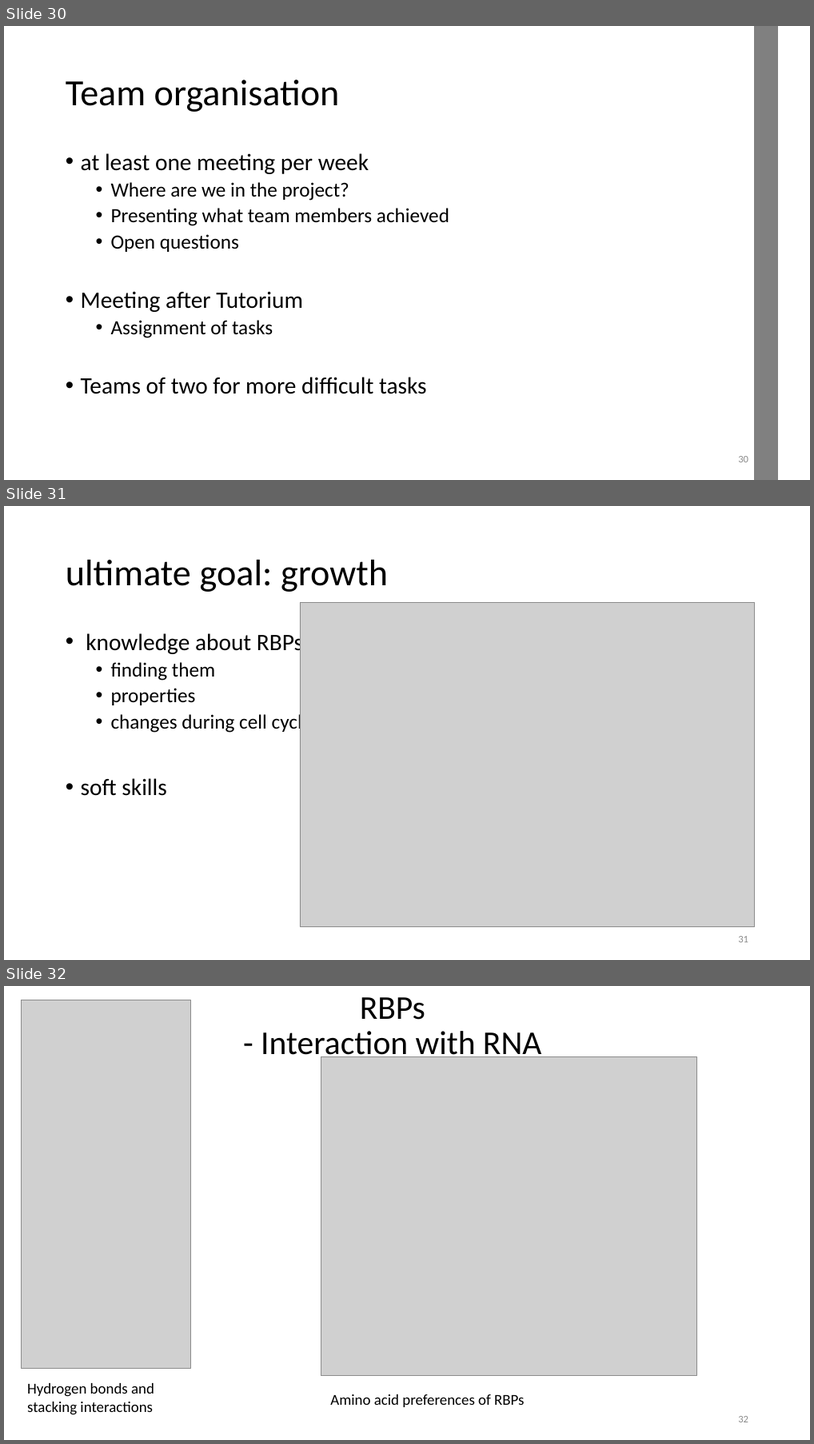
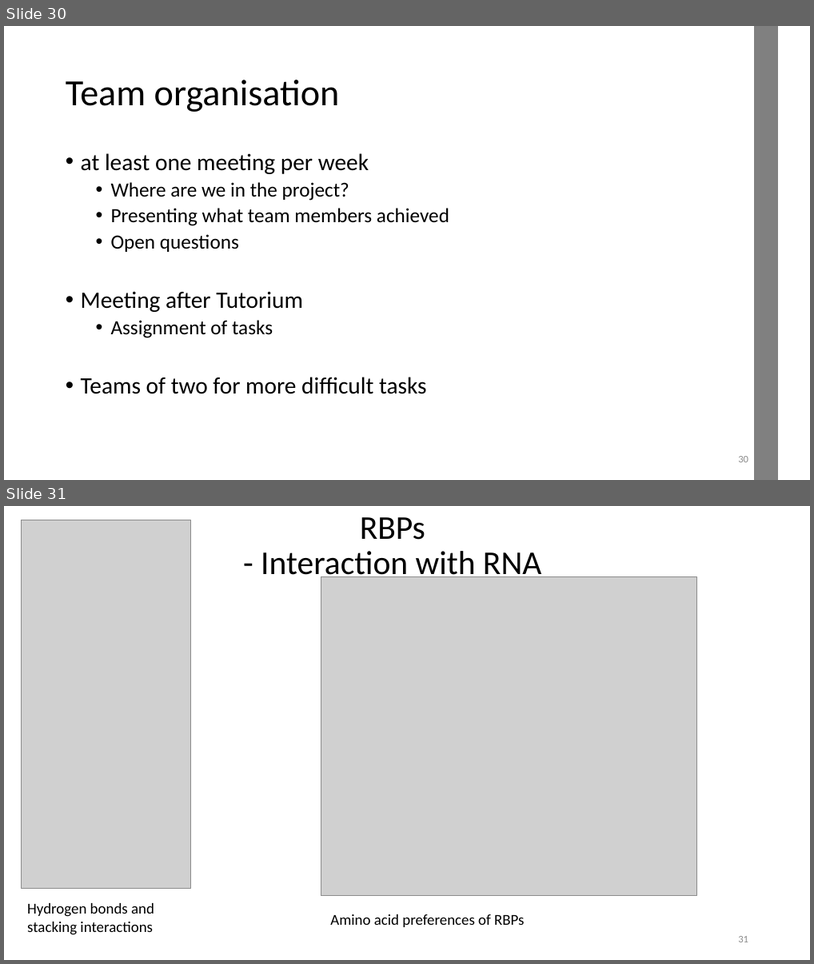
Before and after one commit to datascience-mobi-2022/2022-topic-03-team-05, a slide deck: Project Proposal_temporary draft.pptx. Shown one above the other, each under a label of ours: slides 30, 31 and 32 before the commit, slides 30 and 31 after it. The pictures are 814x1444 and 814x964 pixels, drawn with LibreOffice and Linux fonts; fonts in the diff are those of the drawing; grey boxes stand for pictures. Boxes give left, top, right and bottom in pixels: in the first picture for what was removed or moved away, otherwise in the second. Text is boxed around its words. In the diff, an @@ line names an element or a change of style, - is before the commit and + after.

```diff
--- a/Project Proposal_temporary draft.pptx
+++ b/Project Proposal_temporary draft.pptx
@@ slide 31 removed at (4, 506, 810, 960), background #FFFFFF @@
@@ title removed at (66, 560, 388, 592) @@
-ultimate goal: growth
@@ picture removed at (300, 602, 754, 927) @@
@@ text removed at (81, 630, 313, 796) @@
-• knowledge about RBPs
-  • finding them
-  • properties
-  • changes during cell cycle
-• soft skills
@@ page number removed at (738, 936, 749, 942) @@
-31
@@ what was slide 32 is now slide 31 @@
```
